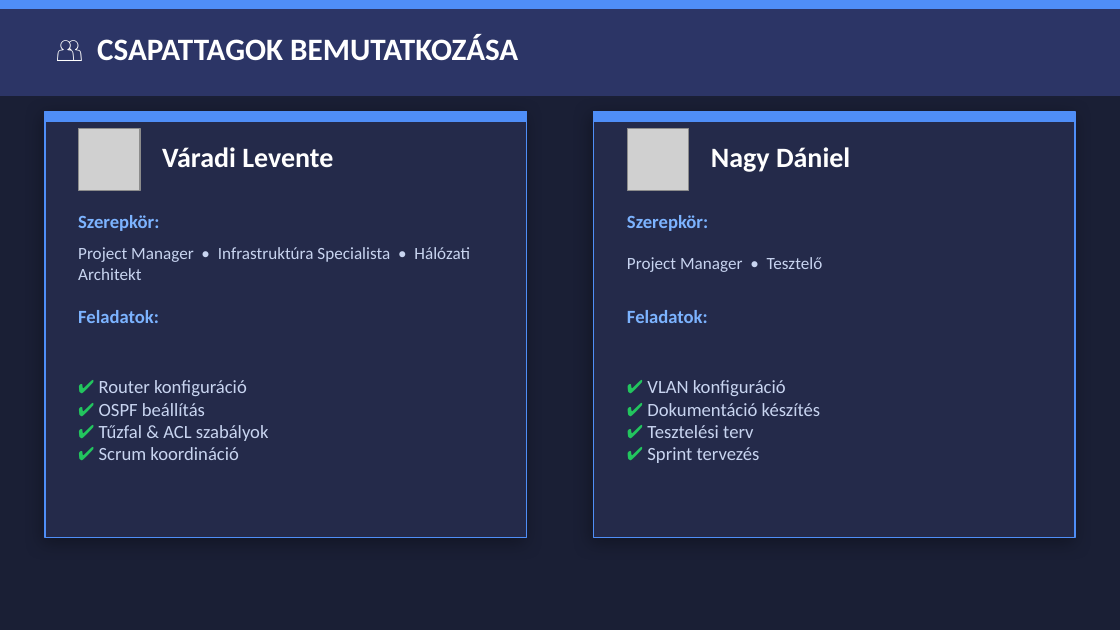
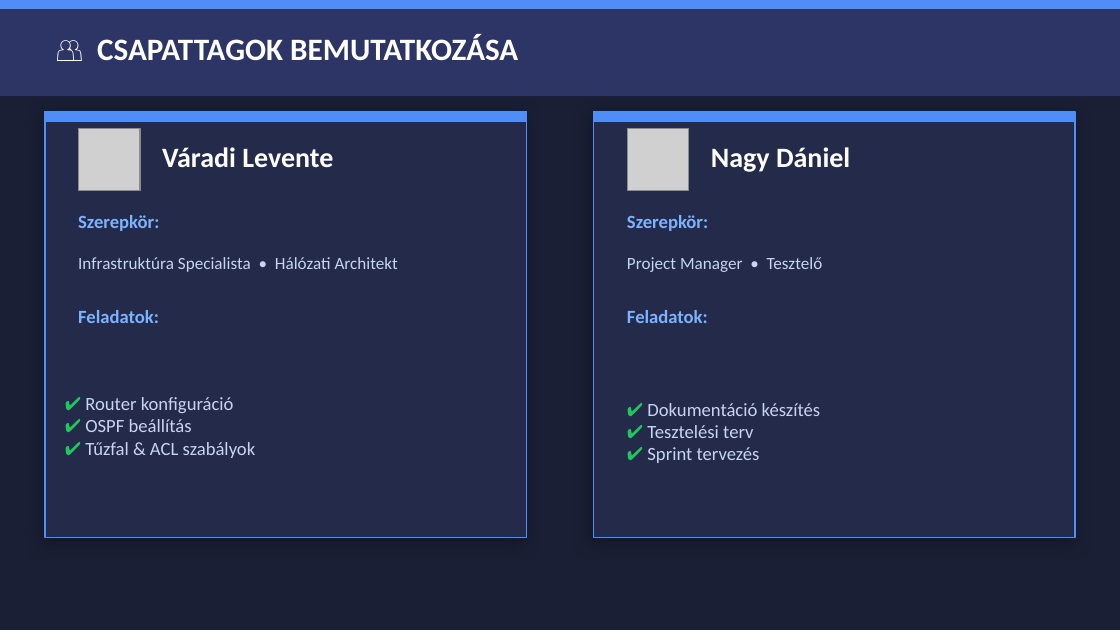
Before and after one commit to nagydrandom-debug/Projekt, a slide deck: slide 2 of Bithalo magyar ppt.pptx. Drawn at 1120x630 pixels with LibreOffice and Linux fonts; fonts in the diff are those of the drawing; grey boxes stand for pictures. Boxes give left, top, right and bottom in pixels: in the first picture for what was removed or moved away, otherwise in the second. Text is boxed around its words. In the diff, an @@ line names an element or a change of style, - is before the commit and + after.

```diff
--- a/Bithalo magyar ppt.pptx
+++ b/Bithalo magyar ppt.pptx
@@ text at (78,257,398,272): text changed @@
-Project Manager • Infrastruktúra Specialista • Hálózati Architekt
+Infrastruktúra Specialista • Hálózati Architekt
@@ text at (85,397,256,458): text changed @@
-✔ Router konfiguráció
-✔ OSPF beállítás
-✔ Tűzfal & ACL szabályok
-✔ Scrum koordináció
+✔ Router konfiguráció
+✔ OSPF beállítás
+✔ Tűzfal & ACL szabályok
@@ text at (647,403,821,463): text changed @@
-✔ VLAN konfiguráció
-✔ Dokumentáció készítés
-✔ Tesztelési terv
-✔ Sprint tervezés
+✔ Dokumentáció készítés
+✔ Tesztelési terv
+✔ Sprint tervezés
```
Also in this commit, not shown: 6 other slides changed, 3 slides added, 1 slide removed, 7 other files.
